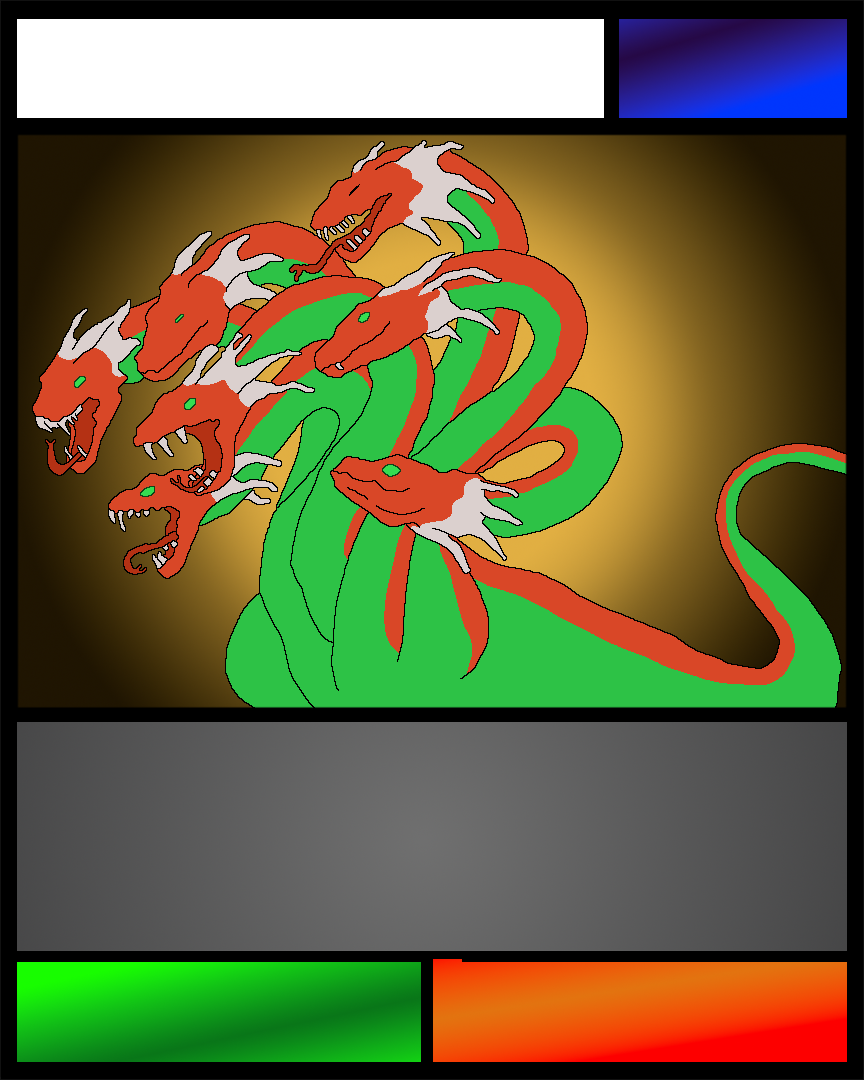
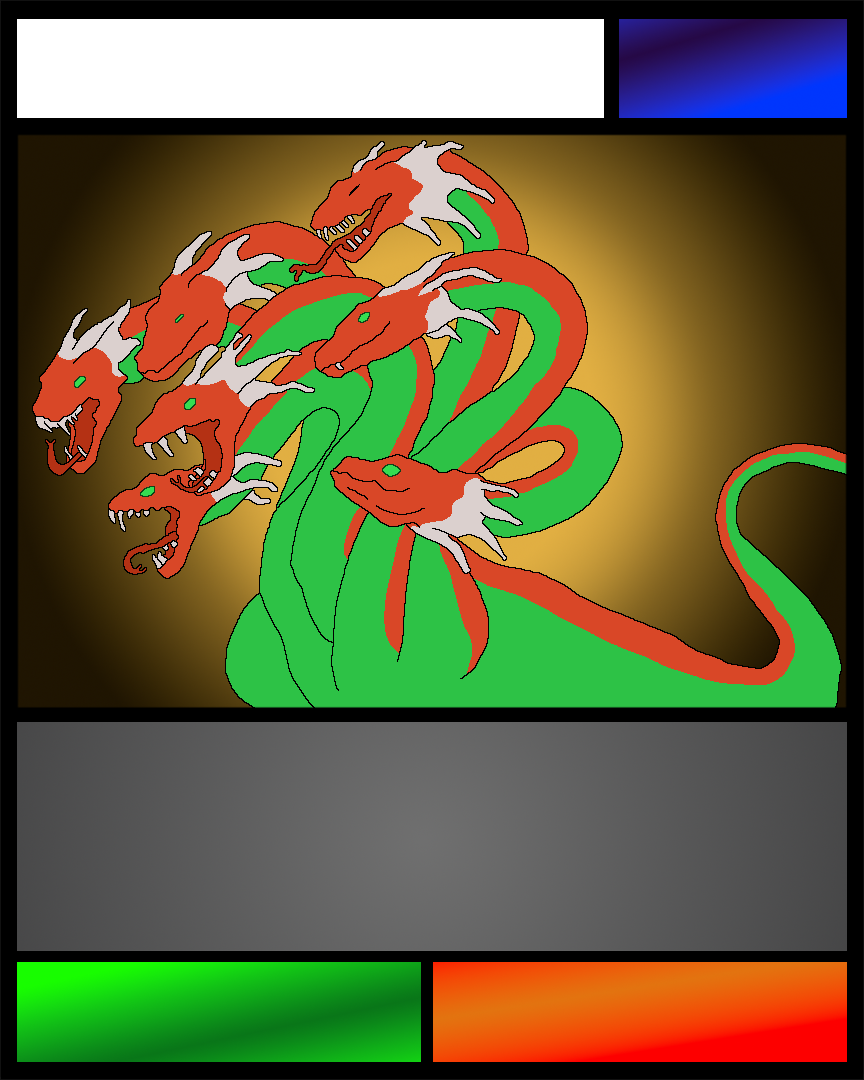
Layer changes from the first w=864, h=1080 image to the second:
renamed "Linie 17" to "Card", painted on it over [433, 959, 462, 962]
